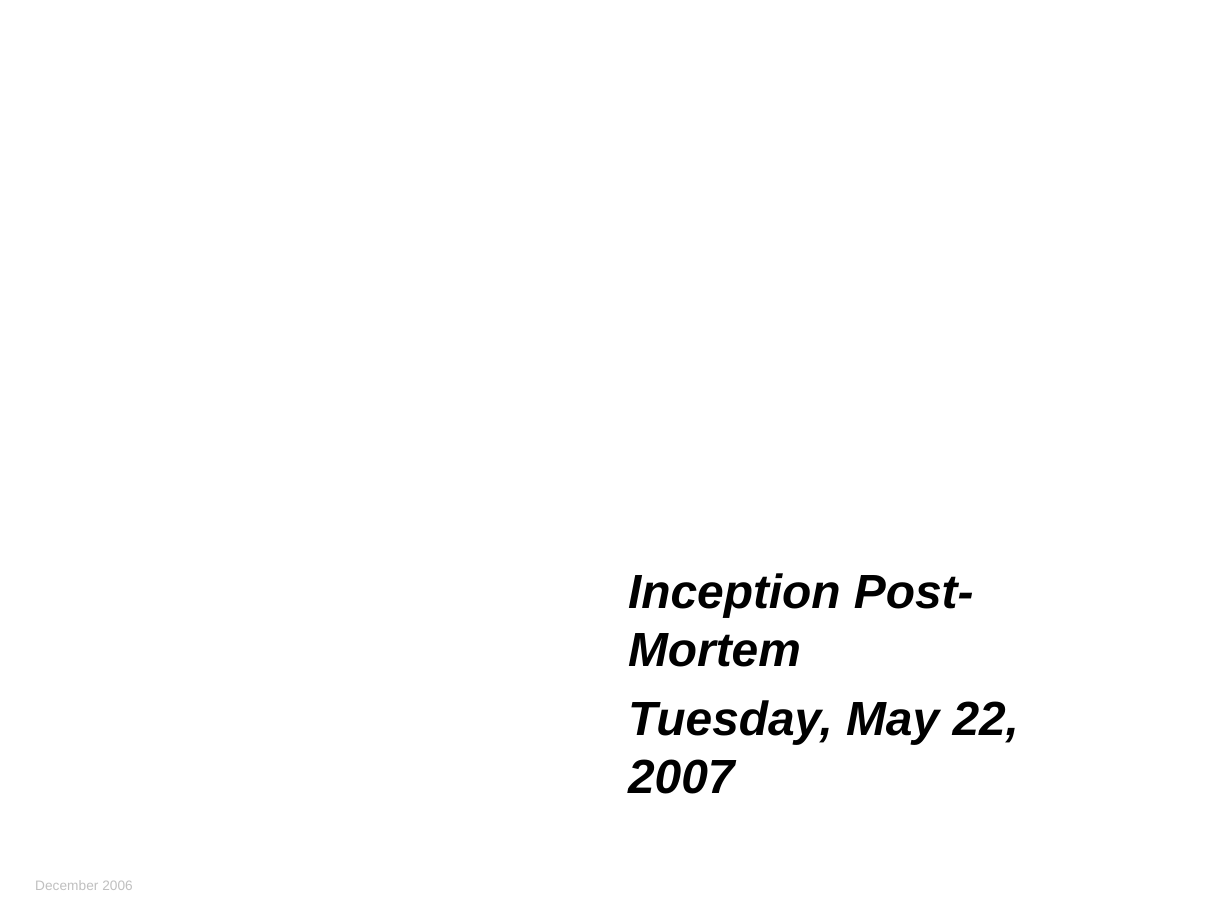
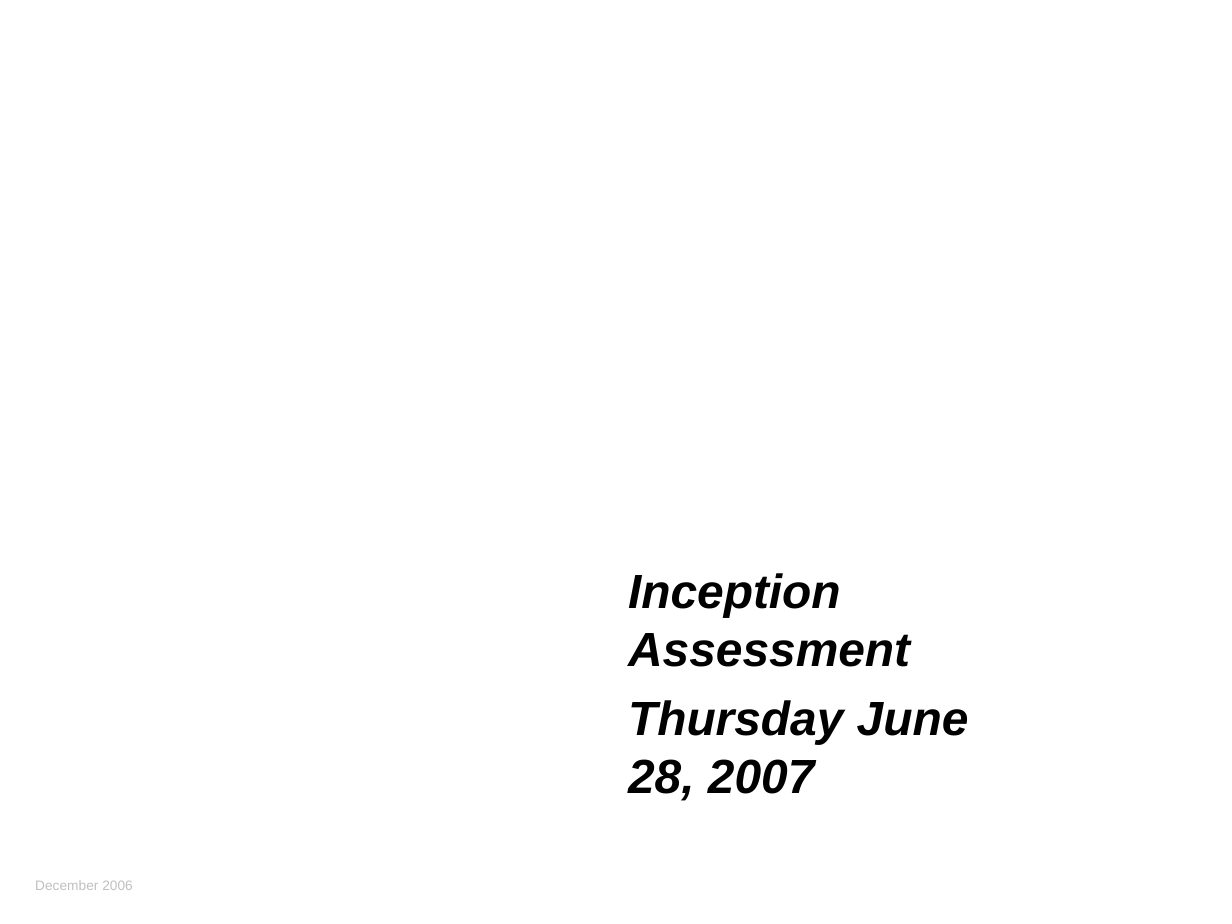
Before and after one commit to NCIP/caarray-docs, a slide deck: slide 1 of project_management/reports/inception_postmortem.ppt. Drawn at 1232x924 pixels with LibreOffice and Linux fonts; fonts in the diff are those of the drawing; background and template pictures are left out. Boxes give left, top, right and bottom in pixels: in the first picture for what was removed or moved away, otherwise in the second. Text is boxed around its words. In the diff, an @@ line names an element or a change of style, - is before the commit and + after.

Commit message:
Updated architectural content; changed postmortem to assessment

```diff
--- a/project_management/reports/inception_postmortem.ppt
+++ b/project_management/reports/inception_postmortem.ppt
@@ subtitle at <box>628,573,969,801</box>: text changed @@
-Inception Post-Mortem
-Tuesday, May 22, 2007
+Inception Assessment
+Thursday June 28, 2007
```
Also in this commit, not shown: 3 other slides changed.
